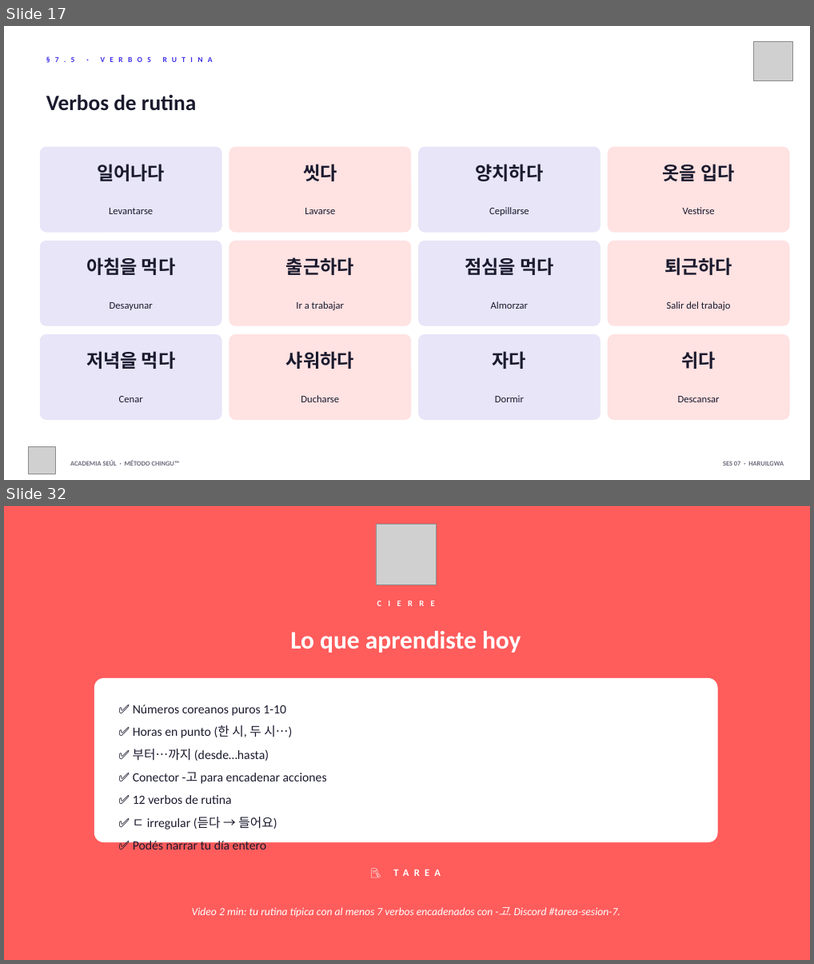
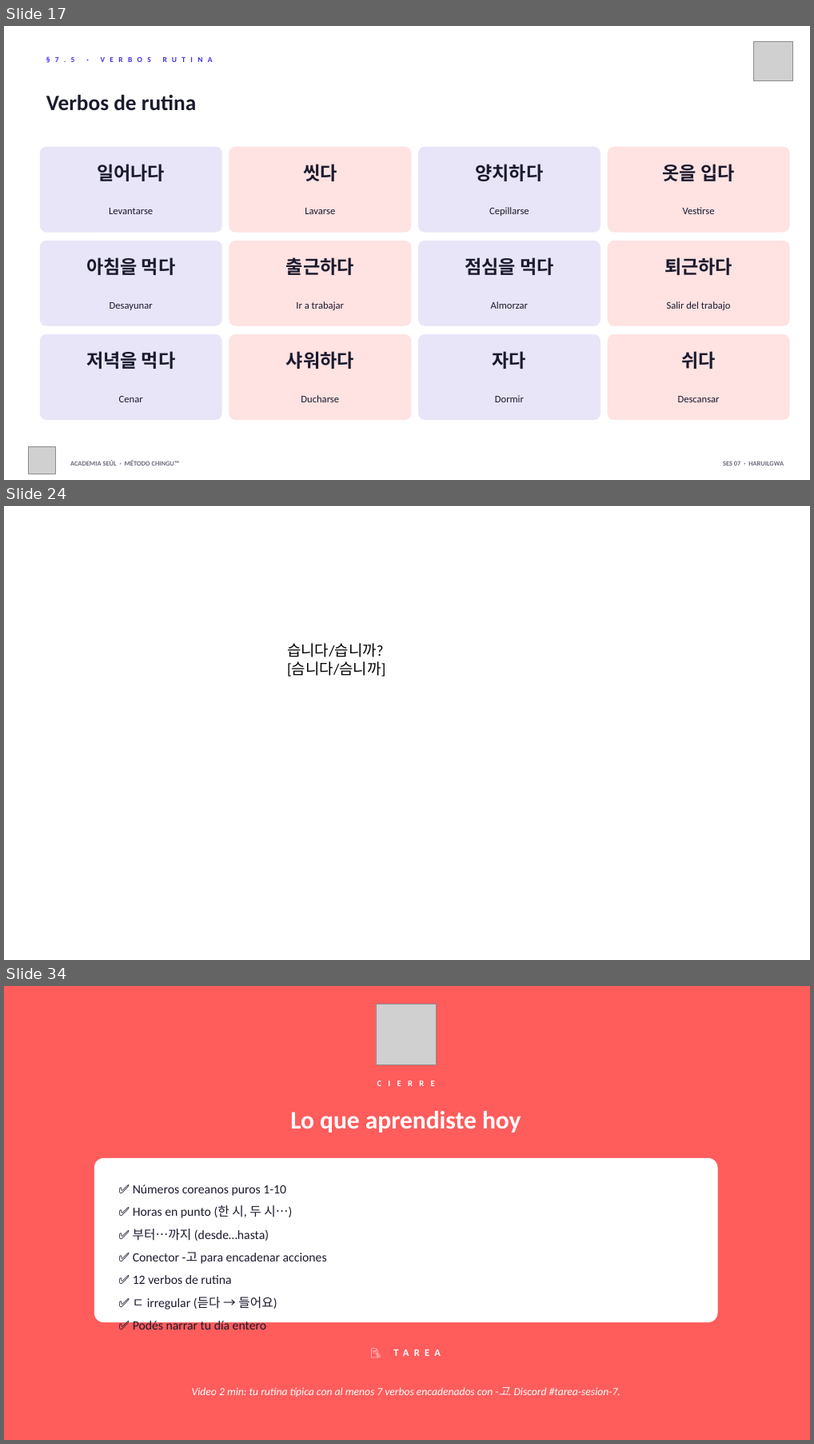
Before and after one commit to academiaseul/ACADEMIASEULWEB, a slide deck: A1_Nivel_1/07_Rutina_Diaria/Sesion_07_Rutina_Diaria_v2.pptx. Shown one above the other, each under a label of ours: slides 17 and 32 before the commit, slides 17, 24 and 34 after it; the slides between them are not shown. The pictures are 814x964 and 814x1444 pixels, drawn with LibreOffice and Linux fonts; fonts in the diff are those of the drawing; grey boxes stand for pictures; background and template pictures are left out. Boxes give left, top, right and bottom in pixels: in the first picture for what was removed or moved away, otherwise in the second. Text is boxed around its words. In the diff, an @@ line names an element or a change of style, - is before the commit and + after.

```diff
--- a/A1_Nivel_1/07_Rutina_Diaria/Sesion_07_Rutina_Diaria_v2.pptx
+++ b/A1_Nivel_1/07_Rutina_Diaria/Sesion_07_Rutina_Diaria_v2.pptx
@@ slide 24 added at (4,506,810,960), background picture (left out) @@
@@ text added at (287,643,386,676), 18 pt, text #000000 @@
+습니다/습니까?
+[슴니다/슴니까]
@@ what was slide 32 is now slide 34 @@
```
Also in this commit, not shown: 2 slides changed, 10 other slides added, 9 slides removed, 41 other files.
